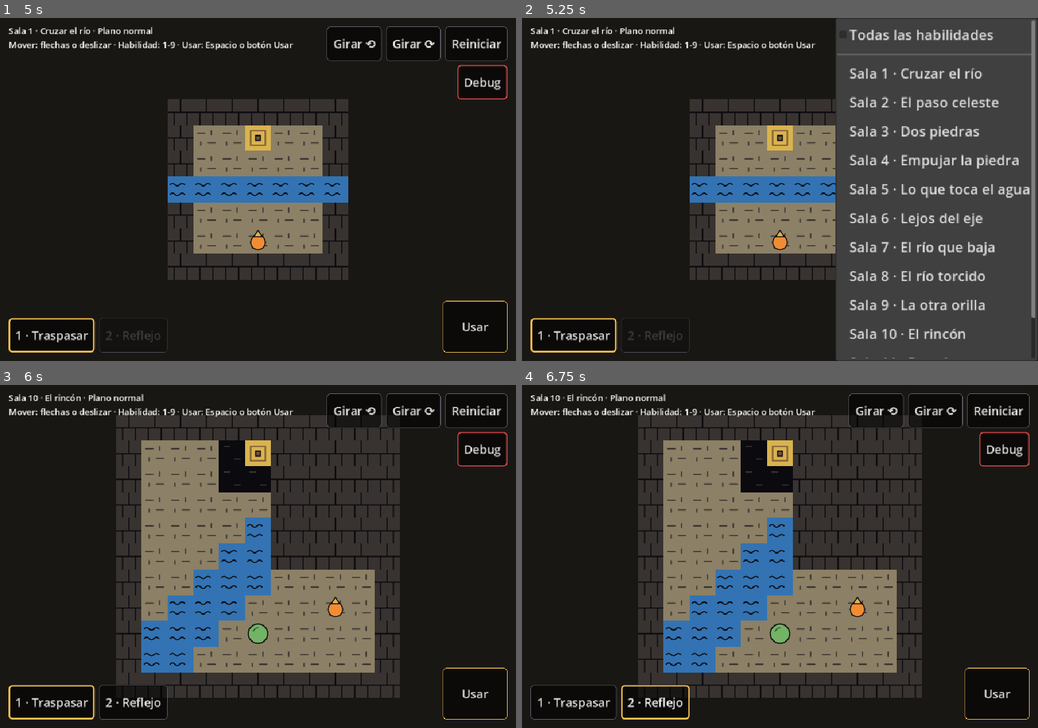
Above: before the commit, frames 1-4 (two rows, left to right).
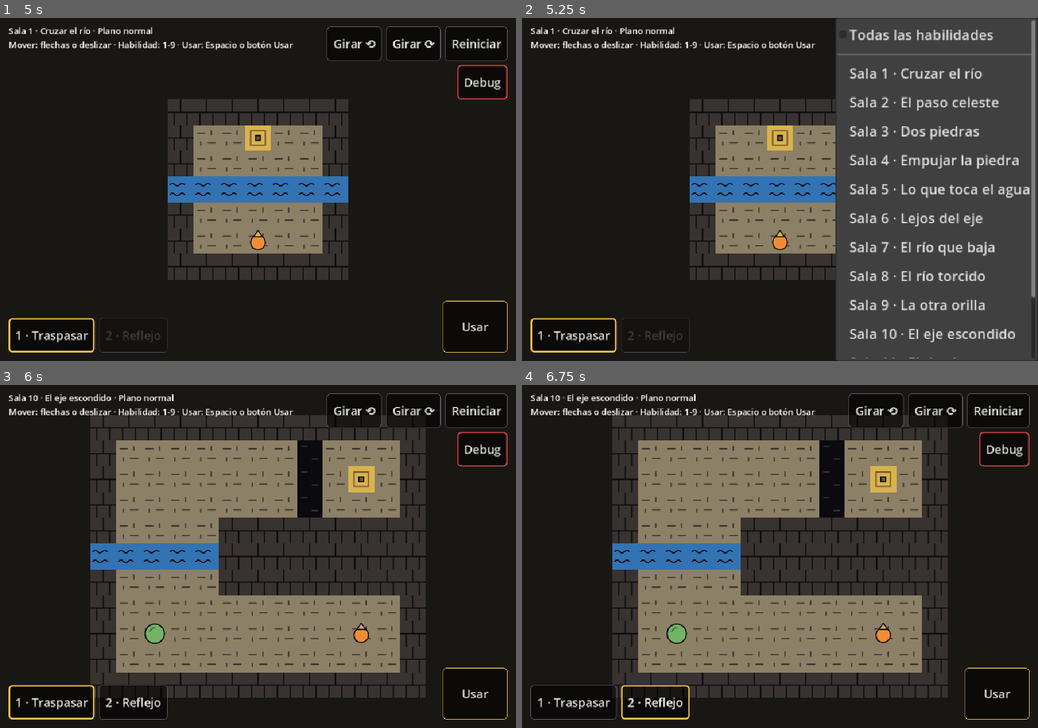
Above: after the commit, the same moments.

Repository: AngeloCS19/Juego
Game: Godot game, scene res://main.tscn
Same seed, same stepped clock (60 frames per second), same inputs: the game is played once before the commit and once after it.
Inputs:
- Up to frame 1 (5 s): click "Reiniciar" at 0.5 s; click "Reiniciar" at 1.25 s; click "Reiniciar" at 2 s; click "1 · Traspasar" at 2.75 s; click "Girar ⟲" at 3.5 s; click "Girar ⟳" at 4.25 s
- Up to frame 2 (5.25 s): click "Debug" at 5 s
- Up to frame 3 (6 s): click "Usar" at 5.75 s
- Up to frame 4 (6.75 s): click "2 · Reflejo" at 6.5 s

Frame 1 is identical in both runs. In frame 2, 0.4% of the frame differs, in the area x 75-100%, y 81-100%; in frame 3, 27%, in the area x 10-83%, y 2-92%; in frame 4, 27%.

Commit message:
Salas: el eje escondido, un reflejo que atraviesa el muro (#18)
Claude-Session: https://claude.ai/code/session_01QNBHx1TncRg12kocjdi3BF

Co-authored-by: Claude <noreply@anthropic.com>

Diff:
--- /dev/null
+++ b/salas/rio_12.json
@@ -0,0 +1,22 @@
+{
+	"nombre": "El eje escondido",
+	"mapa": [
+		"#############",
+		"#.......v...#",
+		"#.......v.E.#",
+		"#.......v...#",
+		"#....########",
+		"~~~~~########",
+		"#....########",
+		"#...........#",
+		"#...........#",
+		"#...........#",
+		"#############"
+	],
+	"jugador": [10, 8],
+	"plano_espiritual": { "tipo": "reflexion", "eje": "horizontal", "valor": 5 },
+	"piedras": [
+		{ "pos": [2, 8] }
+	],
+	"solucion": "ULLLLLLLLLDREEEEEEFULLLUPUUUURRRRRR"
+}
--- a/scripts/main.gd
+++ b/scripts/main.gd
@@ -11,6 +11,7 @@
 	"res://salas/rio_06.json",
 	"res://salas/rio_07.json",
 	"res://salas/rio_08.json",
+	"res://salas/rio_12.json",
 	"res://salas/rio_09.json",
 	"res://salas/rio_10.json",
 	"res://salas/rio_11.json",
Not shown, changed: README.md
